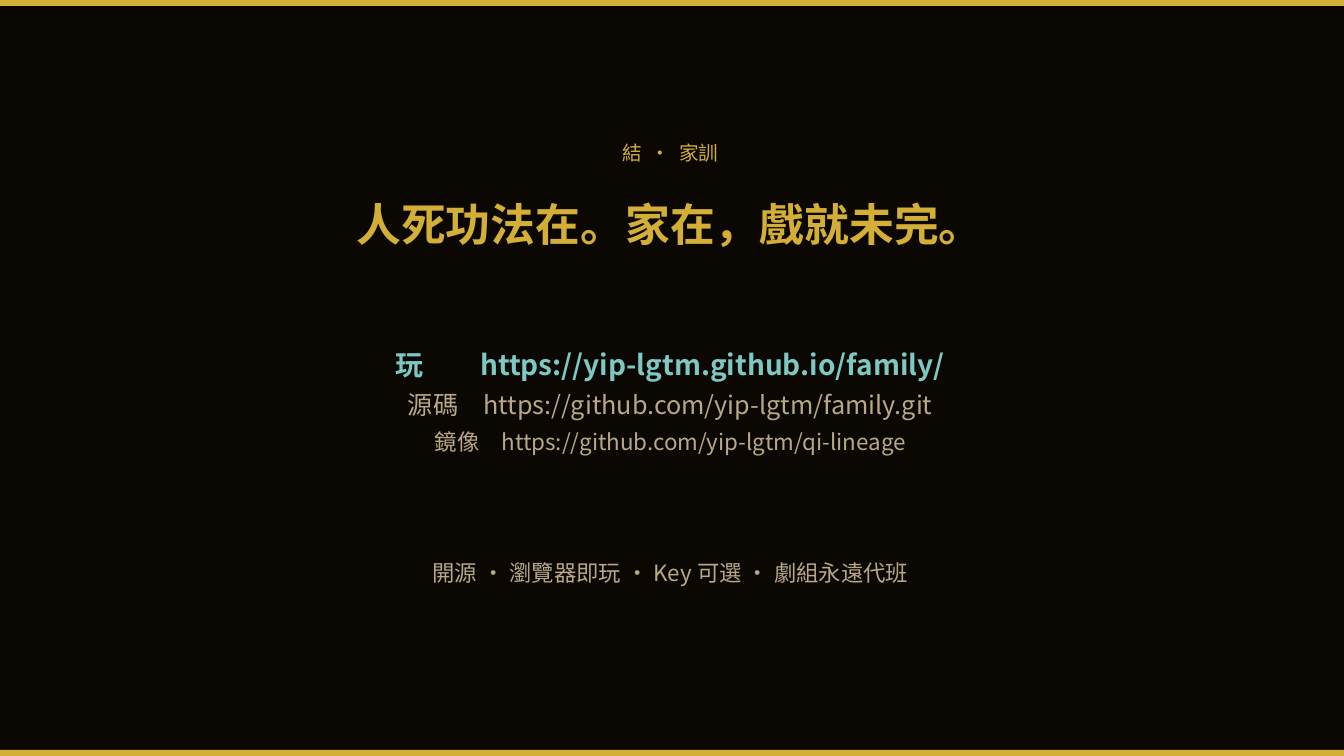
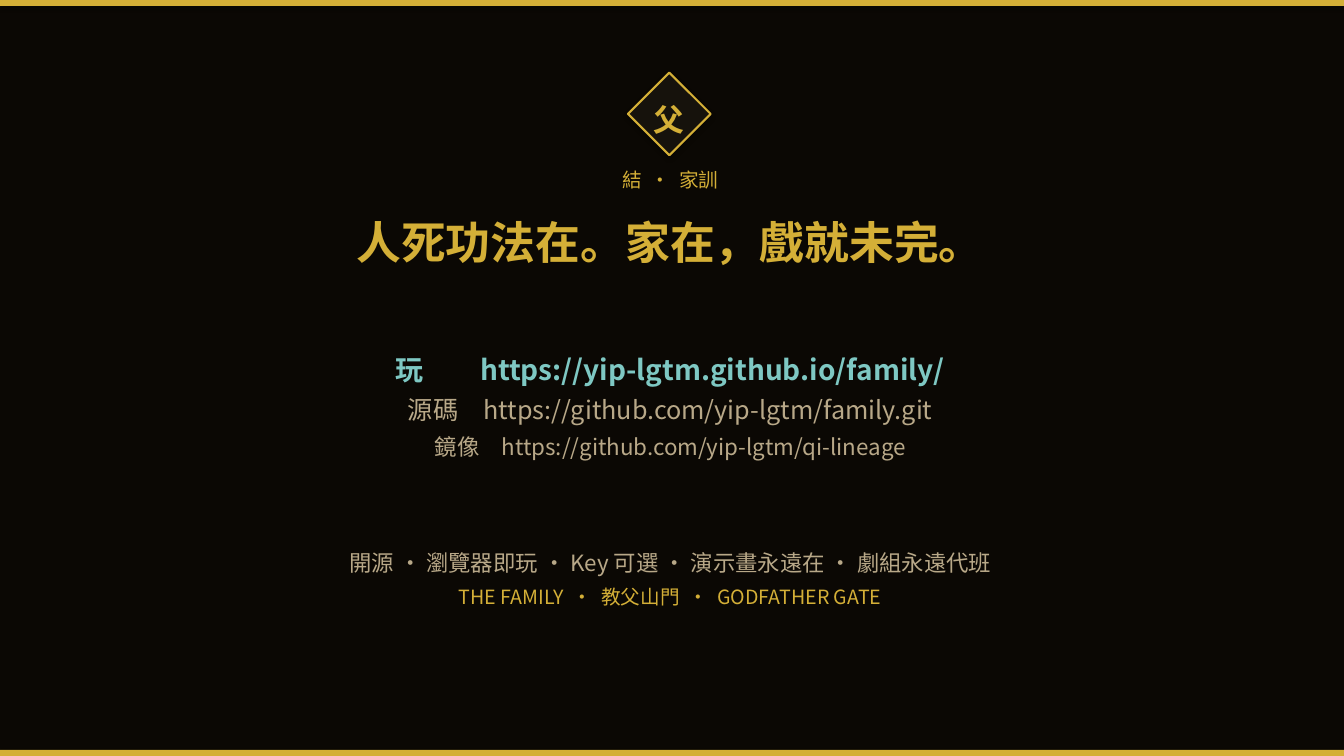
Before and after one commit to yip-lgtm/family, a slide deck: slide 11 of docs/教父世家-3分鐘簡報.pptx (slide 10 before the commit). Drawn at 1344x756 pixels with LibreOffice and Linux fonts; fonts in the diff are those of the drawing. Boxes give left, top, right and bottom in pixels: in the first picture for what was removed or moved away, otherwise in the second. Text is boxed around its words. In the diff, an @@ line names an element or a change of style, - is before the commit and + after.

```diff
--- a/docs/教父世家-3分鐘簡報.pptx
+++ b/docs/教父世家-3分鐘簡報.pptx
@@ diamond added at [628, 73, 711, 155], fill #16120C, outline #D4AF37 1.5 pt @@
@@ text added at [654, 105, 685, 140], 22 pt, text #D4AF37, bold @@
+父
@@ text "結 · 家訓": place and size @@
-text "結 · 家訓" at [622, 143, 718, 162]
+text "結 · 家訓" at [622, 170, 718, 189]
@@ text "人死功法在。家在，戲就未完。": place and size @@
-text "人死功法在。家在，戲就未完。" at [356, 202, 983, 247]
+text "人死功法在。家在，戲就未完。" at [356, 220, 983, 265]
@@ text "玩 https://yip-lgtm.github.io/family/": place and size @@
-text "玩 https://yip-lgtm.github.io/family/" at [396, 352, 944, 456]
+text "玩 https://yip-lgtm.github.io/family/" at [396, 357, 944, 461]
@@ text at [349, 552, 991, 606]: text changed @@
-開源 · 瀏覽器即玩 · Key 可選 · 劇組永遠代班
+開源 · 瀏覽器即玩 · Key 可選 · 演示畫永遠在 · 劇組永遠代班
+THE FAMILY · 教父山門 · GODFATHER GATE
```
Also in this commit, not shown: 9 other slides changed, 1 slide added, 3 other files.
